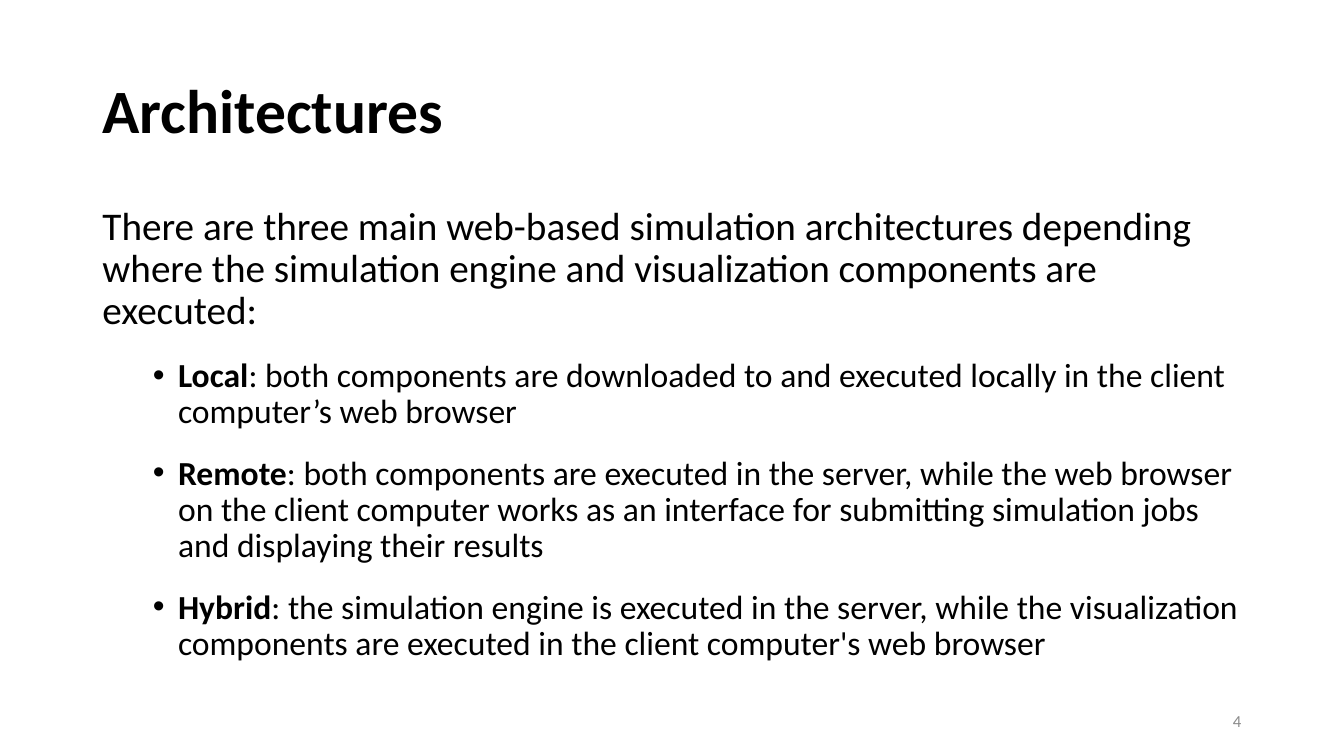
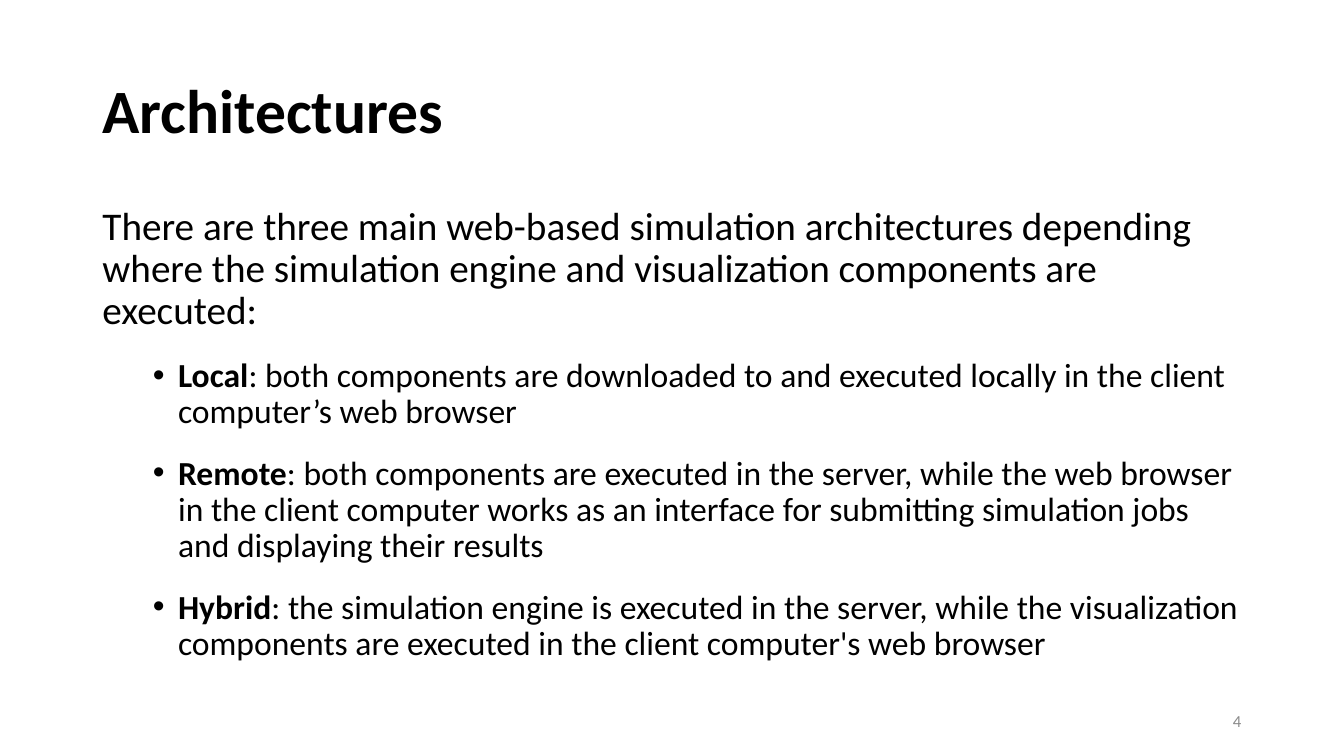
Before and after one commit to JackNico7/Computational-Thinking, a slide deck: slide 4 of presentation/introduction_to_javascript-based_simulation.pptx. Drawn at 1344x756 pixels with LibreOffice and Linux fonts; fonts in the diff are those of the drawing. Boxes give left, top, right and bottom in pixels: in the first picture for what was removed or moved away, otherwise in the second. Text is boxed around its words. In the diff, an @@ line names an element or a change of style, - is before the commit and + after.

```diff
--- a/presentation/introduction_to_javascript-based_simulation.pptx
+++ b/presentation/introduction_to_javascript-based_simulation.pptx
@@ text at (x1=178, y1=461, x2=1232, y2=563): text changed @@
-  • Remote: both components are executed in the server, while the web browser on the client computer works as an interface for submitting simulation jobs and displaying their results
+  • Remote: both components are executed in the server, while the web browser in the client computer works as an interface for submitting simulation jobs and displaying their results
```
Also in this commit, not shown: 5 other slides changed, 1 slide added, 2 slides removed, 21 other files.
